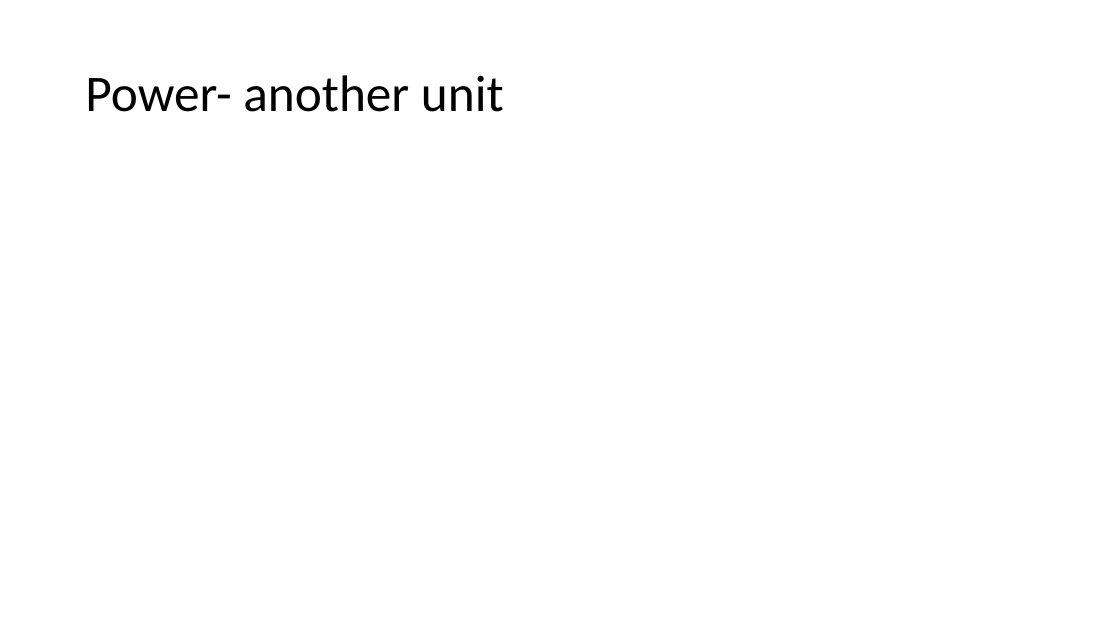
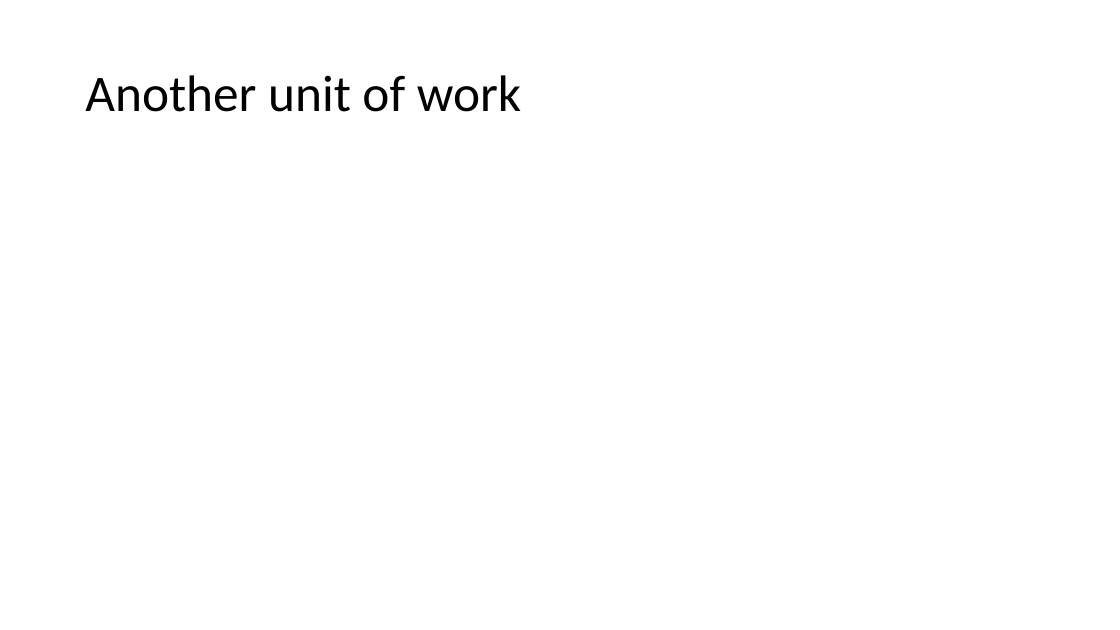
Before and after one commit to acsabai/acsabai.github.io, a slide deck: slide 10 of classes/Physics9ab/downloads/Power.pptx (slide 9 before the commit). Drawn at 1120x630 pixels with LibreOffice and Linux fonts; fonts in the diff are those of the drawing; grey boxes stand for pictures. Boxes give left, top, right and bottom in pixels: in the first picture for what was removed or moved away, otherwise in the second. Text is boxed around its words. In the diff, an @@ line names an element or a change of style, - is before the commit and + after.

```diff
--- a/classes/Physics9ab/downloads/Power.pptx
+++ b/classes/Physics9ab/downloads/Power.pptx
@@ title at <box>85,75,521,112</box>: text changed @@
-Power- another unit
+Another unit of work
```
Also in this commit, not shown: 1 slide added.
